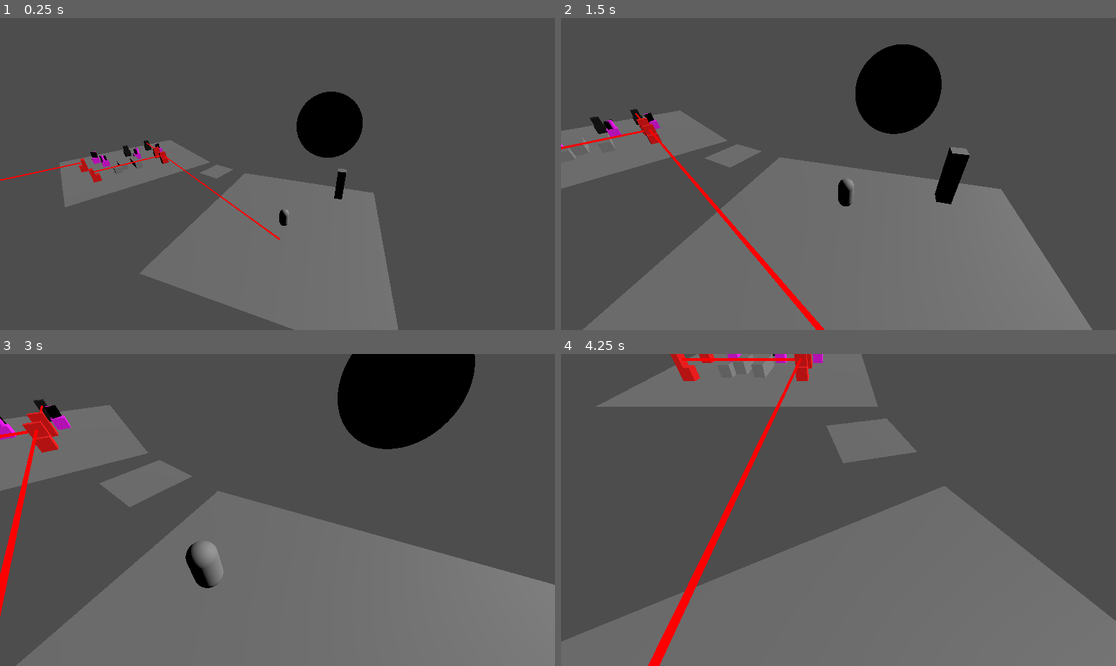
Above: before the commit, frames 1-4 (two rows, left to right).
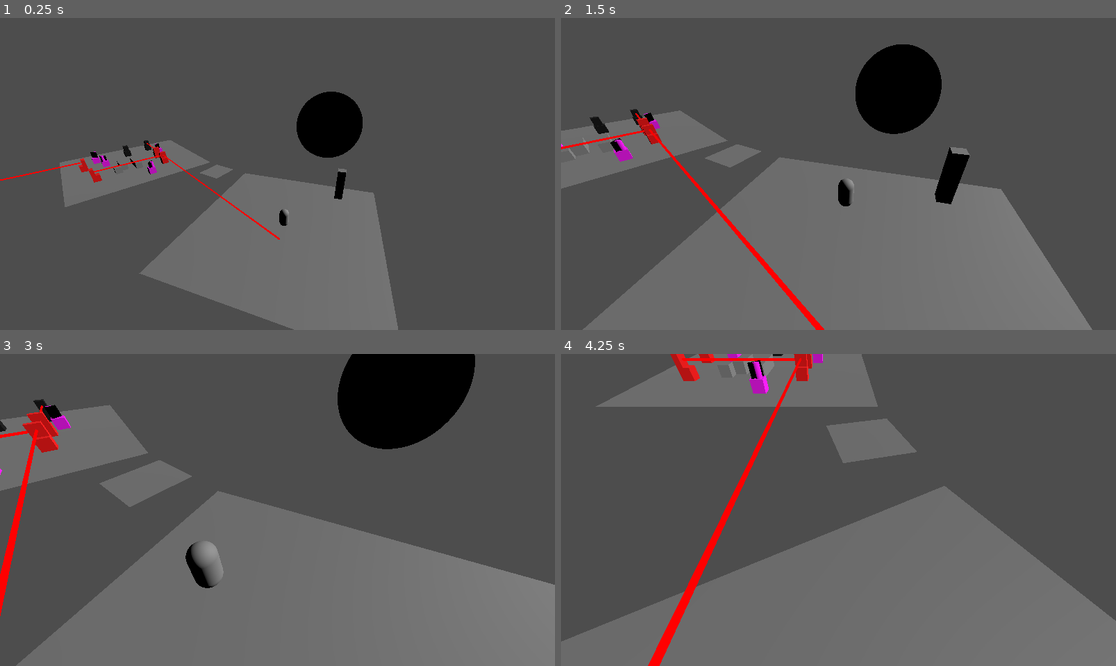
Above: after the commit, the same moments.

Repository: GreggSchaffter/gwj69project
Game: Godot game, scene res://scenes/game_world.tscn
Same seed, same stepped clock (60 frames per second), same inputs: the game is played once before the commit and once after it.
Inputs:
- Up to frame 1 (0.25 s): no input
- Up to frame 2 (1.5 s): hold E (interact) 0.53-1.28 s; hold W (up) from 0.53 s (still down); tap Space (jump) at 0.77 s; tap E (interact) at 1.35 s
- Up to frame 3 (3 s): tap Space (jump) at 1.52 s; release W (up) at 2.03 s; hold E (interact) 2.03-2.78 s; hold A (left) from 2.03 s (still down); tap E (interact) at 2.85 s
- Up to frame 4 (4.25 s): tap Space (jump) at 3.02, 3.77 s; release A (left) at 3.53 s; hold S (down) from 3.53 s (still down); hold E (interact) from 3.53 s (still down)

The runs differ from the first frame. In frame 1, less than 0.1% of the frame differs, in the area x 23-29%, y 41-51%; in frame 2, 0.3%; in frame 3, 0.1%; in frame 4, 0.3%, in the area x 33-41%, y 0-13%.

Commit message:
Made the laser disappear faster

Diff:
--- a/puzzles/laser puzzle/Mirror.gd
+++ b/puzzles/laser puzzle/Mirror.gd
@@ -11,9 +11,9 @@
 var time_since_minus_z = 0
 
 func _process(_delta):
-	if time_since_plus_z > 1:
+	if time_since_plus_z > 0:
 		deactivate(plus_z)
-	if time_since_minus_x > 1:
+	if time_since_minus_x > 0:
 		deactivate(minus_x)
 
 	time_since_plus_z += 1
--- a/puzzles/laser puzzle/laser.gd
+++ b/puzzles/laser puzzle/laser.gd
@@ -8,7 +8,7 @@
 func _ready():
 	ray_cast.add_exception(body)
 
-func _process(delta):
+func _process(_delta):
 	if !visible:
 		return
 
--- a/puzzles/laser puzzle/laser_room.tscn
+++ b/puzzles/laser puzzle/laser_room.tscn
@@ -25,12 +25,6 @@
 [node name="MeshInstance3D" type="MeshInstance3D" parent="Static"]
 mesh = SubResource("PlaneMesh_uukry")
 
-[node name="BasicMirror2" parent="Static" instance=ExtResource("5_kun1h")]
-transform = Transform3D(-1, 0, -8.74228e-08, 0, 1, 0, 8.74228e-08, 0, -1, -4, 0, -2)
-
-[node name="BasicMirror3" parent="Static" instance=ExtResource("5_kun1h")]
-transform = Transform3D(-4.37114e-08, 0, -1, 0, 1, 0, 1, 0, -4.37114e-08, 1, 0, -2)
-
 [node name="Camera" type="Camera3D" parent="."]
 transform = Transform3D(0.317305, 0.397776, -0.860867, -9.45642e-09, 0.907777, 0.419452, 0.948324, -0.133094, 0.288042, -19.4989, 16.8785, 5.48)
 
@@ -43,51 +37,59 @@
 transform = Transform3D(0.803836, 0, -0.594851, 0, 1, 0, 0.594851, 0, 0.803836, 0, 0, 0)
 shape = SubResource("BoxShape3D_m6g6y")
 
-[node name="MovableBlock2" parent="." instance=ExtResource("2_5gi8q")]
+[node name="Blocks" type="Node3D" parent="."]
+
+[node name="MovableBlock2" parent="Blocks" instance=ExtResource("2_5gi8q")]
 transform = Transform3D(1, 0, 0, 0, 1, 0, 0, 0, 1, -2, 0, 0)
 
-[node name="MovableBlock" parent="." instance=ExtResource("2_5gi8q")]
+[node name="MovableBlock" parent="Blocks" instance=ExtResource("2_5gi8q")]
 
-[node name="MovableBlock3" parent="." instance=ExtResource("2_5gi8q")]
+[node name="MovableBlock3" parent="Blocks" instance=ExtResource("2_5gi8q")]
 transform = Transform3D(1, 0, 0, 0, 1, 0, 0, 0, 1, -2, 0, 1)
 
-[node name="MovableBlock4" parent="." instance=ExtResource("2_5gi8q")]
+[node name="MovableBlock4" parent="Blocks" instance=ExtResource("2_5gi8q")]
 transform = Transform3D(1, 0, 0, 0, 1, 0, 0, 0, 1, 0, 0, 1)
 
-[node name="MovableBlock5" parent="." instance=ExtResource("2_5gi8q")]
+[node name="MovableBlock5" parent="Blocks" instance=ExtResource("2_5gi8q")]
 transform = Transform3D(1, 0, 0, 0, 1, 0, 0, 0, 1, -2, 0, 2)
 
-[node name="MovableBlock6" parent="." instance=ExtResource("2_5gi8q")]
+[node name="MovableBlock6" parent="Blocks" instance=ExtResource("2_5gi8q")]
 transform = Transform3D(1, 0, 0, 0, 1, 0, 0, 0, 1, 0, 0, 2)
 
-[node name="MovableBlock7" parent="." instance=ExtResource("2_5gi8q")]
+[node name="MovableBlock7" parent="Blocks" instance=ExtResource("2_5gi8q")]
 transform = Transform3D(1, 0, 0, 0, 1, 0, 0, 0, 1, -3, 0, 3)
 
-[node name="MovableBlock8" parent="." instance=ExtResource("2_5gi8q")]
+[node name="MovableBlock8" parent="Blocks" instance=ExtResource("2_5gi8q")]
 transform = Transform3D(1, 0, 0, 0, 1, 0, 0, 0, 1, 0, 0, 3)
 
-[node name="LaserEmitter" parent="." instance=ExtResource("3_q0jic")]
+[node name="LaserEmitter" parent="Blocks" instance=ExtResource("3_q0jic")]
 transform = Transform3D(1, 0, 0, 0, 1, 0, 0, 0, 1, 4, 0, 4)
 
-[node name="LaserEmitter2" parent="." instance=ExtResource("3_q0jic")]
+[node name="LaserEmitter2" parent="Blocks" instance=ExtResource("3_q0jic")]
 transform = Transform3D(-4.37114e-08, 0, -1, 0, 1, 0, 1, 0, -4.37114e-08, -7, 0, -2)
 
-[node name="LaserBlocker" parent="." instance=ExtResource("4_yb0pg")]
+[node name="LaserBlocker" parent="Blocks" instance=ExtResource("4_yb0pg")]
 transform = Transform3D(1, 0, 0, 0, 1, 0, 0, 0, 1, 4, 0, -6)
 
-[node name="LaserBlocker2" parent="." instance=ExtResource("4_yb0pg")]
+[node name="LaserBlocker2" parent="Blocks" instance=ExtResource("4_yb0pg")]
 transform = Transform3D(1, 0, 0, 0, 1, 0, 0, 0, 1, 0, 0, -5)
 
-[node name="BasicMirror" parent="." instance=ExtResource("5_kun1h")]
+[node name="BasicMirror" parent="Blocks" instance=ExtResource("5_kun1h")]
 transform = Transform3D(1, 0, 0, 0, 1, 0, 0, 0, 1, -5, 0, -5)
 
-[node name="BasicMirror2" parent="." instance=ExtResource("5_kun1h")]
+[node name="BasicMirror2" parent="Blocks" instance=ExtResource("5_kun1h")]
 transform = Transform3D(-4.37114e-08, 0, 1, 0, 1, 0, -1, 0, -4.37114e-08, 5, 0, -2)
 
-[node name="LaserEmitter3" parent="." instance=ExtResource("3_q0jic")]
+[node name="LaserEmitter3" parent="Blocks" instance=ExtResource("3_q0jic")]
 transform = Transform3D(-1, 0, 8.74228e-08, 0, 1, 0, -8.74228e-08, 0, -1, 4, 0, 0)
 
-[node name="LaserEmitter4" parent="." instance=ExtResource("3_q0jic")]
+[node name="LaserEmitter4" parent="Blocks" instance=ExtResource("3_q0jic")]
 transform = Transform3D(-4.37114e-08, 0, 1, 0, 1, 0, -1, 0, -4.37114e-08, -6, 0, 4)
 
+[node name="BasicMirror3" parent="Blocks" instance=ExtResource("5_kun1h")]
+transform = Transform3D(-1, 0, -8.74228e-08, 0, 1, 0, 8.74228e-08, 0, -1, -4, 0, -2)
+
+[node name="BasicMirror4" parent="Blocks" instance=ExtResource("5_kun1h")]
+transform = Transform3D(-4.37114e-08, 0, -1, 0, 1, 0, 1, 0, -4.37114e-08, 1, 0, 7)
+
 [connection signal="body_entered" from="CameraActivator" to="CameraActivator" method="_on_body_entered"]
--- a/scripts/Camera.gd
+++ b/scripts/Camera.gd
@@ -10,7 +10,7 @@
 
 
 # Called every frame. 'delta' is the elapsed time since the previous frame.
-func _process(delta):
+func _process(_delta):
 	var should_be_pos: Vector3
 	if !Global.puzzling:
 		var player_from_center = Global.player.global_position - center.global_position
